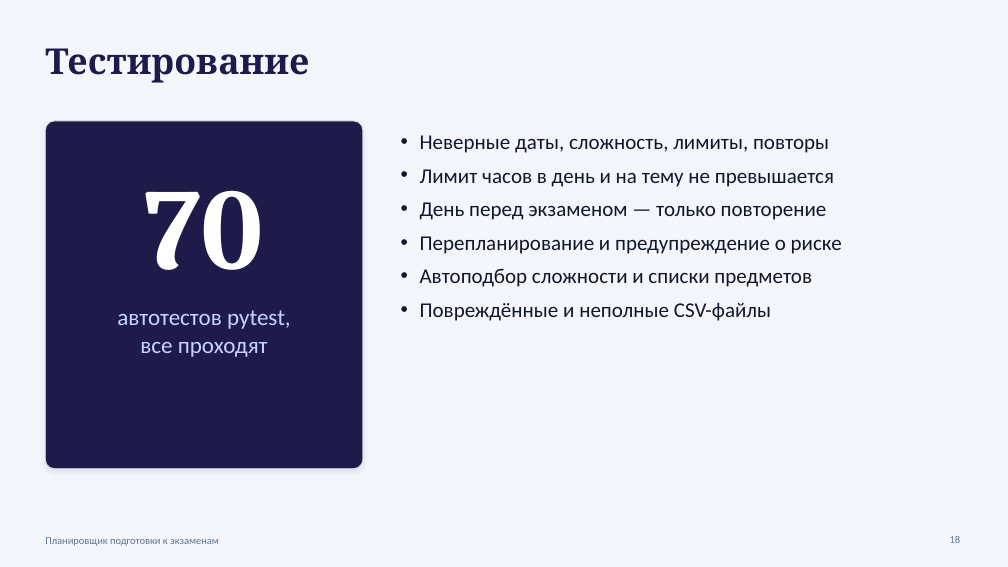
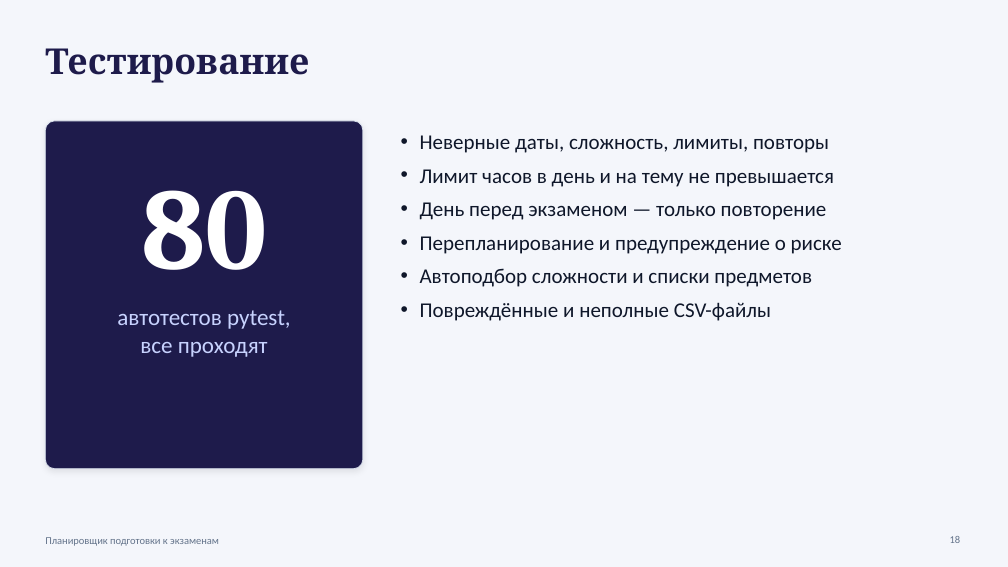
Before and after one commit to leywinkw/exam-planner, a slide deck: slide 18 of docs/Презентация_Планировщик_экзаменов.pptx. Drawn at 1008x567 pixels with LibreOffice and Linux fonts; fonts in the diff are those of the drawing. Boxes give left, top, right and bottom in pixels: in the first picture for what was removed or moved away, otherwise in the second. Text is boxed around its words. In the diff, an @@ line names an element or a change of style, - is before the commit and + after.

```diff
--- a/docs/Презентация_Планировщик_экзаменов.pptx
+++ b/docs/Презентация_Планировщик_экзаменов.pptx
@@ text at [141, 190, 267, 270]: text changed @@
-70
+80
```
Also in this commit, not shown: 5 other slides changed, 16 other files.
